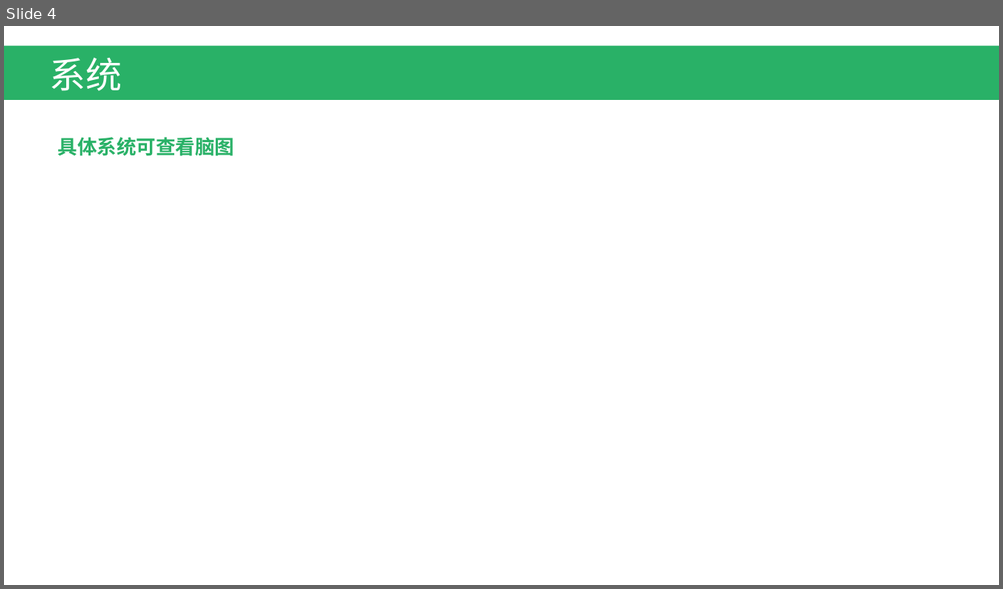
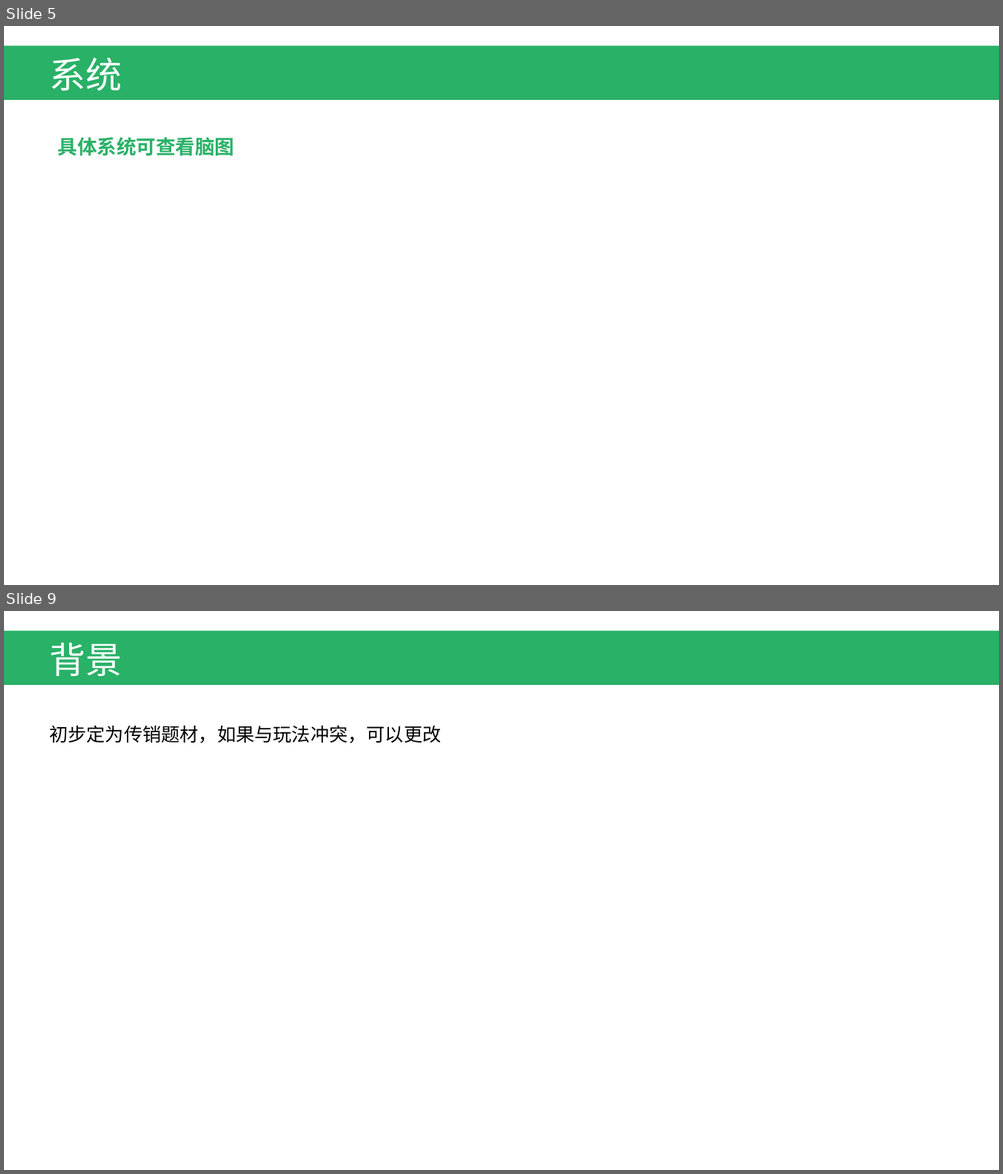
Before and after one commit to EscapeChuanxiao/ChuanXiao, a slide deck: 游戏概要.pptx. Shown one above the other, each under a label of ours: slide 4 before the commit, slides 5 and 9 after it; the slides between them are not shown. The pictures are 1003x589 and 1003x1174 pixels, drawn with LibreOffice and Linux fonts; fonts in the diff are those of the drawing. Boxes give left, top, right and bottom in pixels: in the first picture for what was removed or moved away, otherwise in the second. Text is boxed around its words. In the diff, an @@ line names an element or a change of style, - is before the commit and + after.

```diff
--- a/游戏概要.pptx
+++ b/游戏概要.pptx
@@ slide 9 added at (4, 611, 999, 1170), background #FFFFFF @@
@@ rectangle added at (4, 630, 999, 685), fill #29B167 @@
@@ text added at (49, 642, 122, 676), 35 pt, text #FFFFFF @@
+背景
@@ text added at (49, 725, 441, 743), 18 pt, text #000000 @@
+初步定为传销题材，如果与玩法冲突，可以更改
@@ what was slide 4 is now slide 5 @@
```
Also in this commit, not shown: 4 slides changed, 2 other slides added, 2 slides removed, 1 other file.
